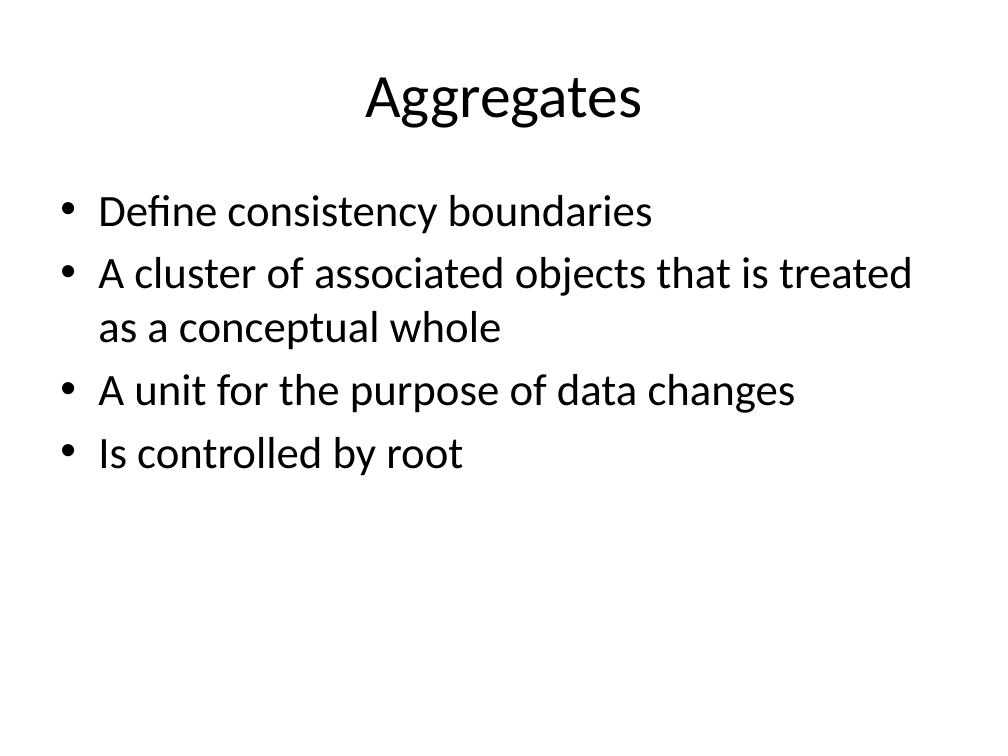
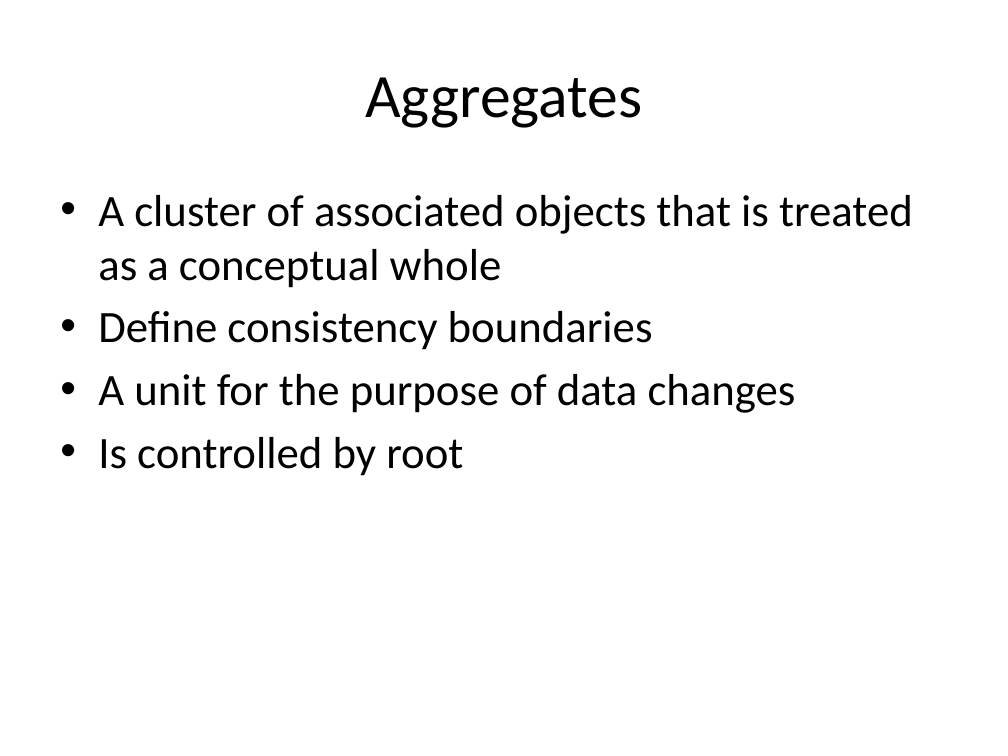
Before and after one commit to arturtv/dddpresentation, a slide deck: slide 28 of Domain-DrivenDesign.A.Trosin.pptx. Drawn at 1008x756 pixels with LibreOffice and Linux fonts; fonts in the diff are those of the drawing. Boxes give left, top, right and bottom in pixels: in the first picture for what was removed or moved away, otherwise in the second. Text is boxed around its words. In the diff, an @@ line names an element or a change of style, - is before the commit and + after.

```diff
--- a/Domain-DrivenDesign.A.Trosin.pptx
+++ b/Domain-DrivenDesign.A.Trosin.pptx
@@ text at [98, 195, 913, 288]: paragraph added @@
+• A cluster of associated objects that is treated as a conceptual whole
@@ text at [98, 257, 913, 350]: paragraph removed @@
-• A cluster of associated objects that is treated as a conceptual whole
```
